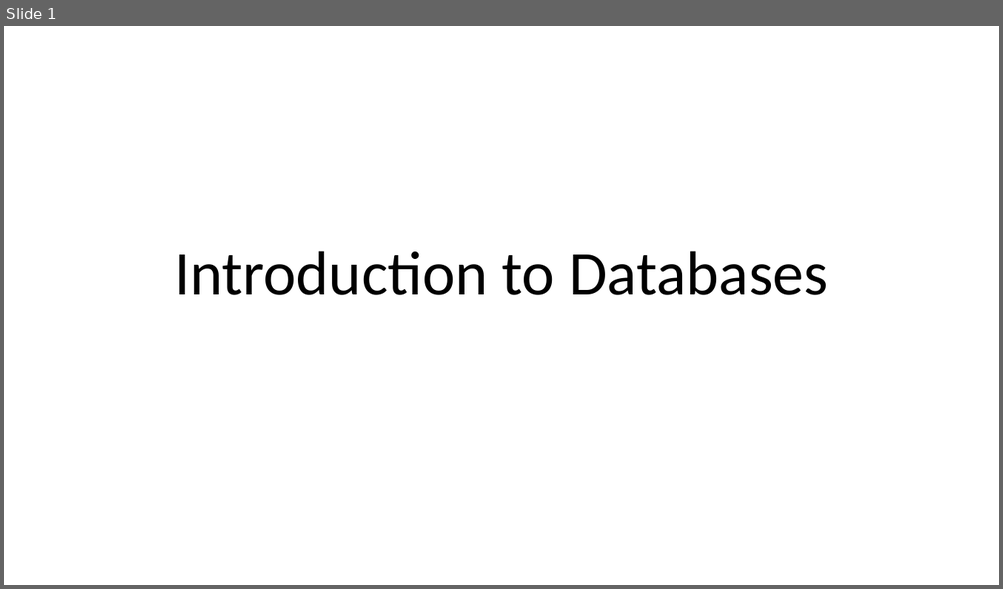
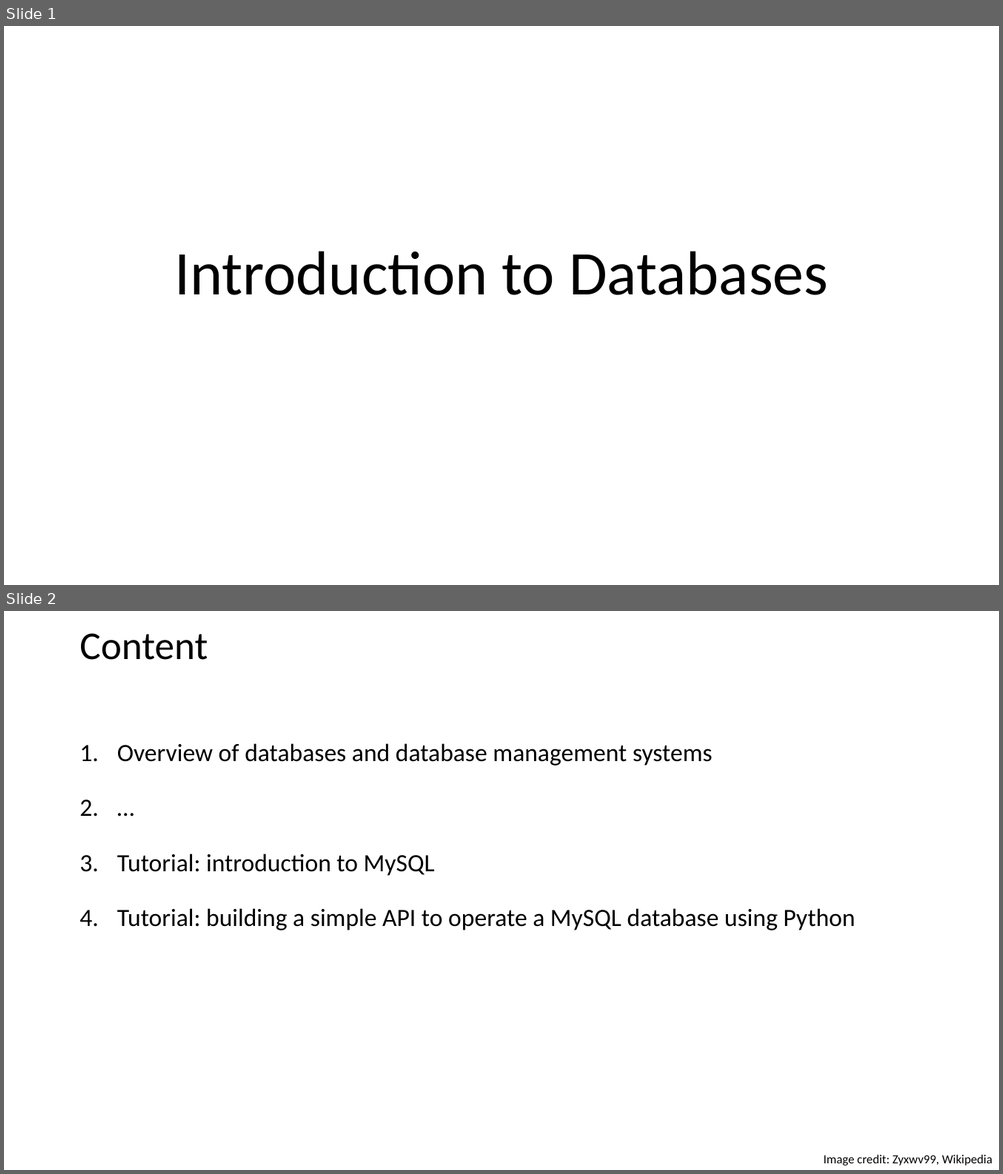
Before and after one commit to ipozdeev/it-skills-for-research, a slide deck: databases/databases_slides.pptx. Shown one above the other, each under a label of ours: slide 1 before the commit, slides 1 and 2 after it. The pictures are 1003x589 and 1003x1174 pixels, drawn with LibreOffice and Linux fonts; fonts in the diff are those of the drawing. Boxes give left, top, right and bottom in pixels: in the first picture for what was removed or moved away, otherwise in the second. Text is boxed around its words. In the diff, an @@ line names an element or a change of style, - is before the commit and + after.

Commit message:
databases initial commit

```diff
--- a/databases/databases_slides.pptx
+++ b/databases/databases_slides.pptx
@@ slide 2 added at (4,611,999,1170), background #FFFFFF @@
@@ title added at (79,633,208,660), 38 pt, text #000000 @@
+Content
@@ text added at (117,743,855,931), 24 pt, text #000000 @@
+1. Overview of databases and database management systems
+2. …
+3. Tutorial: introduction to MySQL
+4. Tutorial: building a simple API to operate a MySQL database using Python
@@ text added at (823,1155,992,1166), 12 pt, text #000000 @@
+Image credit: Zyxwv99, Wikipedia
```
Also in this commit, not shown: 3 other slides added, 25 slides removed, 2 other files.
